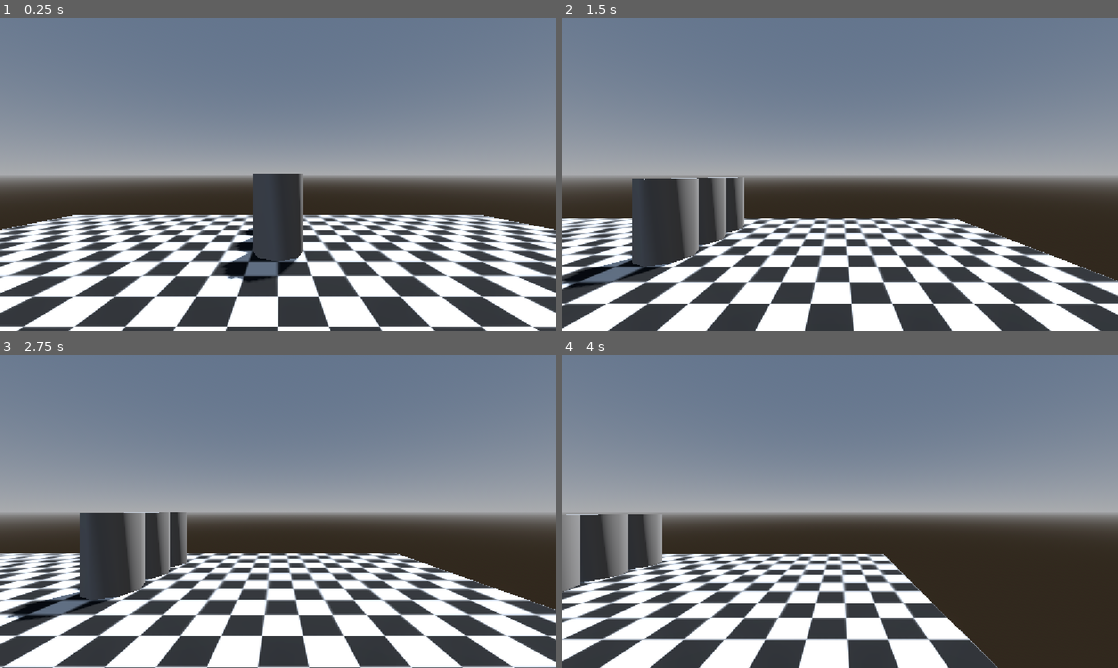
Above: before the commit, frames 1-4 (two rows, left to right).
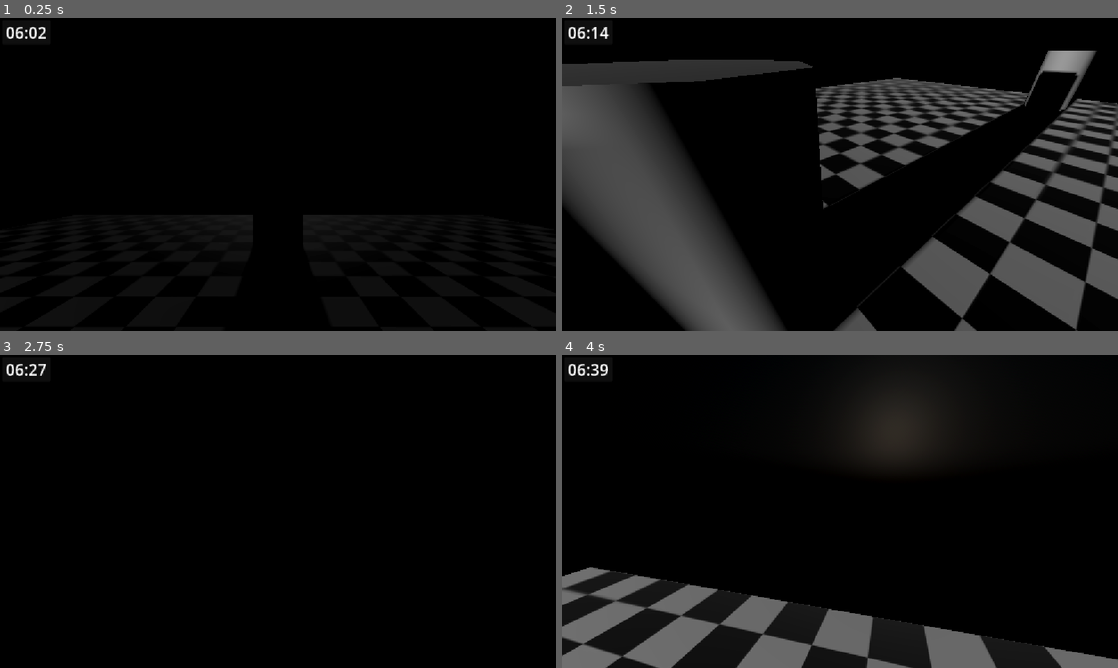
Above: after the commit, the same moments.

Repository: UncannyBunny/Project-1
Game: Godot game, scene res://test.tscn
Two runs of this game, one before a commit and one after it. Both use one fixed random seed, a clock stepped at 60 frames per second and the inputs below. The engine's default icon, where the game draws it, is replaced by a stand-in: a white triangle on a blue panel in a dark square.
Inputs (mouse positions are in pixels of both pictures, inside the frame that each line leads up to):
- Up to frame 1 (0.25 s): no input
- Up to frame 2 (1.5 s): move the mouse to (962, 158) at 0.52 s; hold Right (ui_right) 0.53-1.28 s; move the mouse to (728, 190) at 1.27 s; hold Left (ui_left) from 1.28 s (still down)
- Up to frame 3 (2.75 s): move the mouse to (333, 442) at 2.02 s; release Left (ui_left) at 2.03 s; hold Right (ui_right) from 2.03 s (still down)
- Up to frame 4 (4 s): move the mouse to (812, 574) at 2.77 s; move the mouse to (1006, 558) at 3.52 s; release Right (ui_right) at 3.53 s; hold Left (ui_left) from 3.53 s (still down)

The runs differ from the first frame. In frame 1, 100% of the frame differs, in the area x 0-100%, y 0-100%; in frame 2, 95%; in frame 3, 100%; in frame 4, 99%.

Commit message:
devUI and fixes

Diff:
--- a/Scripts/Components/interaction_component.gd
+++ b/Scripts/Components/interaction_component.gd
@@ -20,10 +20,8 @@
 		target_method_callable = Callable(target_object, target_method_string)
 
 func trigger_interaction() -> void:
-	print("INTERACTED")
 	if not target_method_callable.is_valid():
 		return
-	print("CALLED INTERACTION")
 	target_method_callable.call()
 
 func _validate_property(property: Dictionary) -> void:
--- a/Scripts/Components/mouse_movement_component_3d.gd
+++ b/Scripts/Components/mouse_movement_component_3d.gd
@@ -31,14 +31,7 @@
 	if target_object and not target_method_string.is_empty():
 		target_method_callable = Callable(target_object, target_method_string)
 
-func _process(delta: float) -> void:
-	if not Engine.is_editor_hint() and false:
-		if get_tree().paused:
-			Input.mouse_mode = Input.MOUSE_MODE_VISIBLE
-		else:
-			Input.mouse_mode = Input.MOUSE_MODE_CAPTURED
-
-func _unhandled_input(event: InputEvent) -> void:
+func _input(event: InputEvent) -> void:
 	# Avoid execution in editor environment.
 	if Engine.is_editor_hint():
 		return
--- a/Scripts/Controllers/interaction_controller.gd
+++ b/Scripts/Controllers/interaction_controller.gd
@@ -9,10 +9,9 @@
 	var end_pos = camera_object.global_position - camera_object.global_transform.basis.z * reach
 	var query = PhysicsRayQueryParameters3D.create(start_pos, end_pos)
 	query.collide_with_areas = true
-	query.collide_with_bodies = true
+	query.collide_with_bodies = false
 	var result = space_state.intersect_ray(query)
 	if result:
 		var object: Node = result.collider
 		if object is InteractionComponent:
-			print("INTERACTED")
 			object.trigger_interaction()
--- a/Scripts/Managers/key_manager.gd
+++ b/Scripts/Managers/key_manager.gd
@@ -5,6 +5,8 @@
 
 ## Returns true if the array of keys is active, false otherwise
 func search_keys(keys_searched: Array[String]) -> bool:
+	if keys_searched.is_empty():
+		return true
 	for key in keys_searched:
 		if not _keys_stored.has(key):
 			return false
@@ -21,3 +23,6 @@
 func remove_keys(keys_removed: Array[String]) -> void:
 	for key in keys_removed:
 		_keys_stored.erase(key)
+
+func remove_all_keys() -> void:
+	_keys_stored.clear()
--- a/Scripts/Managers/loop_manager.gd
+++ b/Scripts/Managers/loop_manager.gd
@@ -7,4 +7,5 @@
 
 func trigger_loop_reset() -> void:
 	_loop_count += 1
-	get_tree().reload_current_scene()
+	KeyManager.remove_all_keys()
+	get_tree().call_deferred("reload_current_scene")
--- a/Scripts/Managers/time_manager.gd
+++ b/Scripts/Managers/time_manager.gd
@@ -1,16 +1,31 @@
 extends Node
 
 var _time_current: int = 0
-var _time_scale: float = 60
+var _time_scale: float = 600
 var _time_passed: float = 0
+
+var _day_start: int = 360
+var _day_end: int = 1440
+
+func _process(delta: float) -> void:
+	_time_pass(delta)
 
 func get_current_time() -> int:
 	return _time_current
 
-func _process(delta: float) -> void:
-	_time_pass(delta)
+func _time_pass(delta: float) -> void:
+	_time_passed += delta / 60
+	_time_current = floori(_time_passed * _time_scale)
+	if _time_current < _day_start:
+		_time_passed = _day_start / _time_scale
+	if _time_current >= _day_end:
+		_time_passed = 0
+		_time_current = 0
+		LoopManager.trigger_loop_reset()
+	var sun: DirectionalLight3D = get_tree().current_scene.find_children("*", "DirectionalLight3D")[0]
+	if sun:
+		sun.rotation.x = deg_to_rad((float(_time_current) * 0.25) + 90)
 
-func _time_pass(delta: float) -> void:
-	var _time_prev: int = _time_current
-	_time_passed += delta / 60
-	_time_current = _time_passed * _time_scale
+func force_time(time: int) -> void:
+	if _day_start <= time and time <= _day_end:
+		_time_passed = time / _time_scale
--- /dev/null
+++ b/Scripts/UI/clock_ui.gd
@@ -0,0 +1,11 @@
+class_name ClockUI extends Control
+
+@export var clock_text: RichTextLabel
+
+func _process(delta: float) -> void:
+	var time: int = TimeManager.get_current_time()
+	var hours: int = time / 60
+	var hours_string: String = "0" + str(hours) if hours < 10 else str(hours)
+	var minutes: int = time % 60
+	var minutes_string: String = "0" + str(minutes) if minutes < 10 else str(minutes)
+	clock_text.text = str(hours_string) + ":" + str(minutes_string)
--- a/Scripts/dialogue_ui.gd
+++ b/Scripts/UI/dialogue_ui.gd
@@ -4,6 +4,13 @@
 @export var text_label: RichTextLabel
 @export var button_container: HBoxContainer
 @export var text_speed: float = 1
+@export var pause_on_text: bool = false
+
+func _process(delta: float) -> void:
+	if text_container.visible:
+		Input.mouse_mode = Input.MOUSE_MODE_VISIBLE
+	else:
+		Input.mouse_mode = Input.MOUSE_MODE_CAPTURED
 
 func display_dialogue(dialogue: ReadableEntry) -> void:
 	for child in button_container.get_children():
--- /dev/null
+++ b/Scripts/UI/pause_ui.gd
@@ -0,0 +1,16 @@
+class_name PauseUI extends Control
+
+func _ready() -> void:
+	process_mode = Node.PROCESS_MODE_ALWAYS
+	Input.mouse_mode = Input.MOUSE_MODE_CAPTURED
+	visible = false
+
+func _input(event: InputEvent) -> void:
+	if event.is_action_pressed("ui_text_clear_carets_and_selection"):
+		visible = not visible
+		if visible:
+			Input.mouse_mode = Input.MOUSE_MODE_VISIBLE
+			get_tree().paused = true
+		else:
+			Input.mouse_mode = Input.MOUSE_MODE_CAPTURED
+			get_tree().paused = false
--- a/test.tscn
+++ b/test.tscn
@@ -1,19 +1,19 @@
 [gd_scene format=3 uid="uid://bisuxvwdp0013"]
 
-[ext_resource type="PackedScene" uid="uid://dlygyllacfx4x" path="res://player_controller.tscn" id="1_37kl0"]
+[ext_resource type="PackedScene" uid="uid://dlygyllacfx4x" path="res://Scripts/Controllers/player_controller.tscn" id="1_37kl0"]
 [ext_resource type="Texture2D" uid="uid://ctedis6qabpfo" path="res://Assets/Textures/tile.jpg" id="2_8uh7m"]
-[ext_resource type="PackedScene" uid="uid://ctupd4j60qvup" path="res://npc_controller.tscn" id="3_6uqi0"]
+[ext_resource type="PackedScene" uid="uid://ctupd4j60qvup" path="res://Scripts/Controllers/npc_controller.tscn" id="3_6uqi0"]
 [ext_resource type="Texture2D" uid="uid://d2cgn1puj7f5r" path="res://icon.svg" id="3_ykrsh"]
 [ext_resource type="Script" uid="uid://tcrug5x5hlpx" path="res://Scripts/Resources/schedule_entry.gd" id="4_ppyta"]
 [ext_resource type="Script" uid="uid://e5dqcesgwl0e" path="res://Scripts/Resources/readable_entry.gd" id="5_vbegm"]
-[ext_resource type="Script" uid="uid://bu4nmx7368xsj" path="res://Scripts/dialogue_ui.gd" id="6_g14j6"]
-
-[sub_resource type="ProceduralSkyMaterial" id="ProceduralSkyMaterial_37kl0"]
-sky_horizon_color = Color(0.66224277, 0.6717428, 0.6867428, 1)
-ground_horizon_color = Color(0.66224277, 0.6717428, 0.6867428, 1)
+[ext_resource type="Script" uid="uid://bu4nmx7368xsj" path="res://Scripts/UI/dialogue_ui.gd" id="6_g14j6"]
+[ext_resource type="Script" uid="uid://bnokdyx5eqkgr" path="res://Scripts/UI/clock_ui.gd" id="8_ehkex"]
+[ext_resource type="Script" uid="uid://c0rgqrsfrtiuq" path="res://Scripts/UI/pause_ui.gd" id="9_xersf"]
+
+[sub_resource type="PhysicalSkyMaterial" id="PhysicalSkyMaterial_xersf"]
 
 [sub_resource type="Sky" id="Sky_8uh7m"]
-sky_material = SubResource("ProceduralSkyMaterial_37kl0")
+sky_material = SubResource("PhysicalSkyMaterial_xersf")
 
 [sub_resource type="Environment" id="Environment_6uqi0"]
 background_mode = 2
@@ -47,15 +47,6 @@
 position = Vector3(-5, 0, 5)
 metadata/_custom_type_script = "uid://tcrug5x5hlpx"
 
-[sub_resource type="Resource" id="Resource_ehkex"]
-script = ExtResource("5_vbegm")
-readable_text = "I need to go around the square"
-metadata/_custom_type_script = "uid://e5dqcesgwl0e"
-
-[sub_resource type="Resource" id="Resource_vbegm"]
-script = ExtResource("5_vbegm")
-metadata/_custom_type_script = "uid://e5dqcesgwl0e"
-
 [sub_resource type="Resource" id="Resource_00tp4"]
 script = ExtResource("5_vbegm")
 readable_text = "Oh my! Thanks!"
@@ -67,6 +58,15 @@
 script = ExtResource("5_vbegm")
 readable_text = "Alright but just for a moment"
 keys_unlocked = Array[String](["sandwich"])
+metadata/_custom_type_script = "uid://e5dqcesgwl0e"
+
+[sub_resource type="Resource" id="Resource_vbegm"]
+script = ExtResource("5_vbegm")
+metadata/_custom_type_script = "uid://e5dqcesgwl0e"
+
+[sub_resource type="Resource" id="Resource_ehkex"]
+script = ExtResource("5_vbegm")
+readable_text = "I need to go around the square"
 metadata/_custom_type_script = "uid://e5dqcesgwl0e"
 
 [sub_resource type="Resource" id="Resource_vn1l7"]
@@ -96,8 +96,11 @@
 environment = SubResource("Environment_6uqi0")
 
 [node name="DirectionalLight3D" type="DirectionalLight3D" parent="." unique_id=632787901]
-transform = Transform3D(-0.8660254, -0.43301278, 0.25, 0, 0.49999997, 0.86602545, -0.50000006, 0.75, -0.43301266, 0, 0, 0)
 shadow_enabled = true
+
+[node name="DirectionalLight3D2" type="DirectionalLight3D" parent="." unique_id=279883360]
+transform = Transform3D(1.0000001, 0, 0, 0, 1.192488e-08, 1.0000001, 0, -0.99999994, 1.1924882e-08, 0, 0, 0)
+editor_only = true
 
 [node name="CharacterBody3D" parent="." unique_id=99017869 instance=ExtResource("1_37kl0")]
 transform = Transform3D(1, 0, 0, 0, 1, 0, 0, 0, 1, 0, 1, 0)
@@ -155,6 +158,7 @@
 text_container = NodePath("VBoxContainer/MarginContainer")
 text_label = NodePath("VBoxContainer/MarginContainer/Panel/MarginContainer/RichTextLabel")
 button_container = NodePath("VBoxContainer/MarginContainer2/HBoxContainer")
+pause_on_text = true
 
 [node name="VBoxContainer" type="VBoxContainer" parent="DialogueUI" unique_id=2125965246]
 custom_minimum_size = Vector2(0, 44.385)
@@ -212,4 +216,86 @@
 [node name="HBoxContainer" type="HBoxContainer" parent="DialogueUI/VBoxContainer/MarginContainer2" unique_id=1296322448]
 layout_mode = 2
 
+[node name="ClockUI" type="Control" parent="." unique_id=565880342 node_paths=PackedStringArray("clock_text")]
+layout_mode = 3
+anchors_preset = 0
+offset_right = 40.0
+offset_bottom = 40.0
+script = ExtResource("8_ehkex")
+clock_text = NodePath("MarginContainer/Panel/RichTextLabel")
+
+[node name="MarginContainer" type="MarginContainer" parent="ClockUI" unique_id=624376430]
+layout_mode = 0
+offset_right = 40.0
+offset_bottom = 40.0
+theme_override_constants/margin_left = 5
+theme_override_constants/margin_top = 5
+theme_override_constants/margin_right = 5
+theme_override_constants/margin_bottom = 5
+
+[node name="Panel" type="Panel" parent="ClockUI/MarginContainer" unique_id=492208631]
+custom_minimum_size = Vector2(100, 50)
+layout_mode = 2
+
+[node name="RichTextLabel" type="RichTextLabel" parent="ClockUI/MarginContainer/Panel" unique_id=973604912]
+layout_mode = 1
+anchors_preset = 15
+anchor_right = 1.0
+anchor_bottom = 1.0
+grow_horizontal = 2
+grow_vertical = 2
+theme_override_font_sizes/normal_font_size = 33
+text = "00:00"
+fit_content = true
+autowrap_mode = 0
+horizontal_alignment = 1
+vertical_alignment = 1
+
+[node name="PauseUI" type="Control" parent="." unique_id=1192189289]
+process_mode = 3
+visible = false
+layout_mode = 3
+anchors_preset = 15
+anchor_right = 1.0
+anchor_bottom = 1.0
+grow_horizontal = 2
+grow_vertical = 2
+script = ExtResource("9_xersf")
+
+[node name="MarginContainer" type="MarginContainer" parent="PauseUI" unique_id=1972971079]
+layout_mode = 1
+anchors_preset = 8
+anchor_left = 0.5
+anchor_top = 0.5
+anchor_right = 0.5
+anchor_bottom = 0.5
+offset_left = -5.0
+offset_top = -5.0
+offset_right = 5.0
+offset_bottom = 5.0
+grow_horizontal = 2
+grow_vertical = 2
+theme_override_constants/margin_left = 5
+theme_override_constants/margin_top = 5
+theme_override_constants/margin_right = 5
+theme_override_constants/margin_bottom = 5
+
+[node name="Panel" type="Panel" parent="PauseUI/MarginContainer" unique_id=487559233]
+custom_minimum_size = Vector2(300, 100)
+layout_mode = 2
+
+[node name="RichTextLabel" type="RichTextLabel" parent="PauseUI/MarginContainer/Panel" unique_id=1474187393]
+layout_mode = 1
+anchors_preset = 15
+anchor_right = 1.0
+anchor_bottom = 1.0
+grow_horizontal = 2
+grow_vertical = 2
+theme_override_font_sizes/normal_font_size = 64
+text = "PAUSED"
+fit_content = true
+autowrap_mode = 0
+horizontal_alignment = 1
+vertical_alignment = 1
+
 [editable path="NPCController"]
Renamed: npc_controller.tscn -> Scripts/Controllers/npc_controller.tscn
Renamed: player_controller.tscn -> Scripts/Controllers/player_controller.tscn
Not shown, added: Scripts/UI/clock_ui.gd.uid
Renamed: Scripts/dialogue_ui.gd.uid -> Scripts/UI/dialogue_ui.gd.uid
Not shown, added: Scripts/UI/pause_ui.gd.uid
